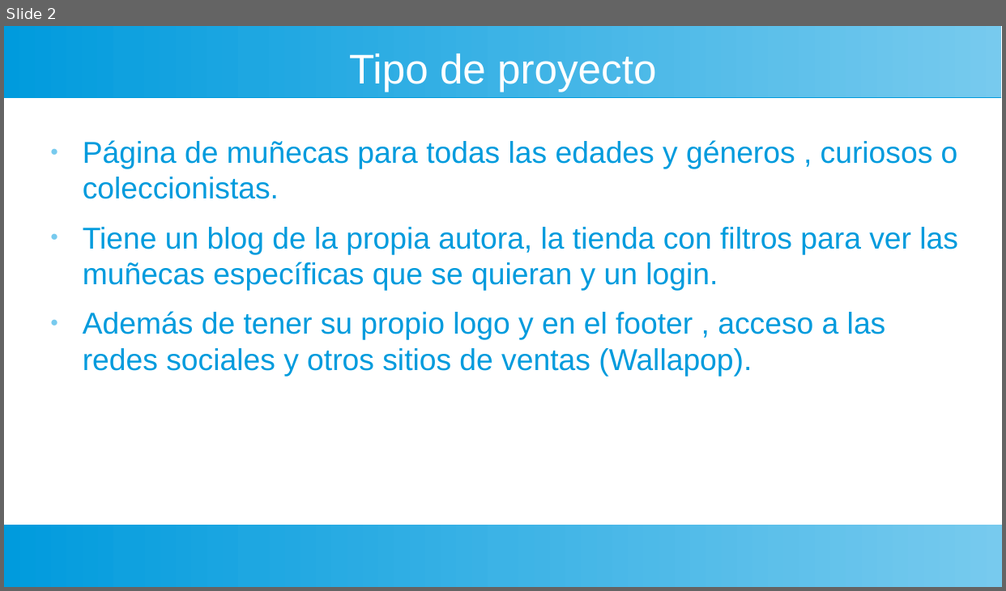
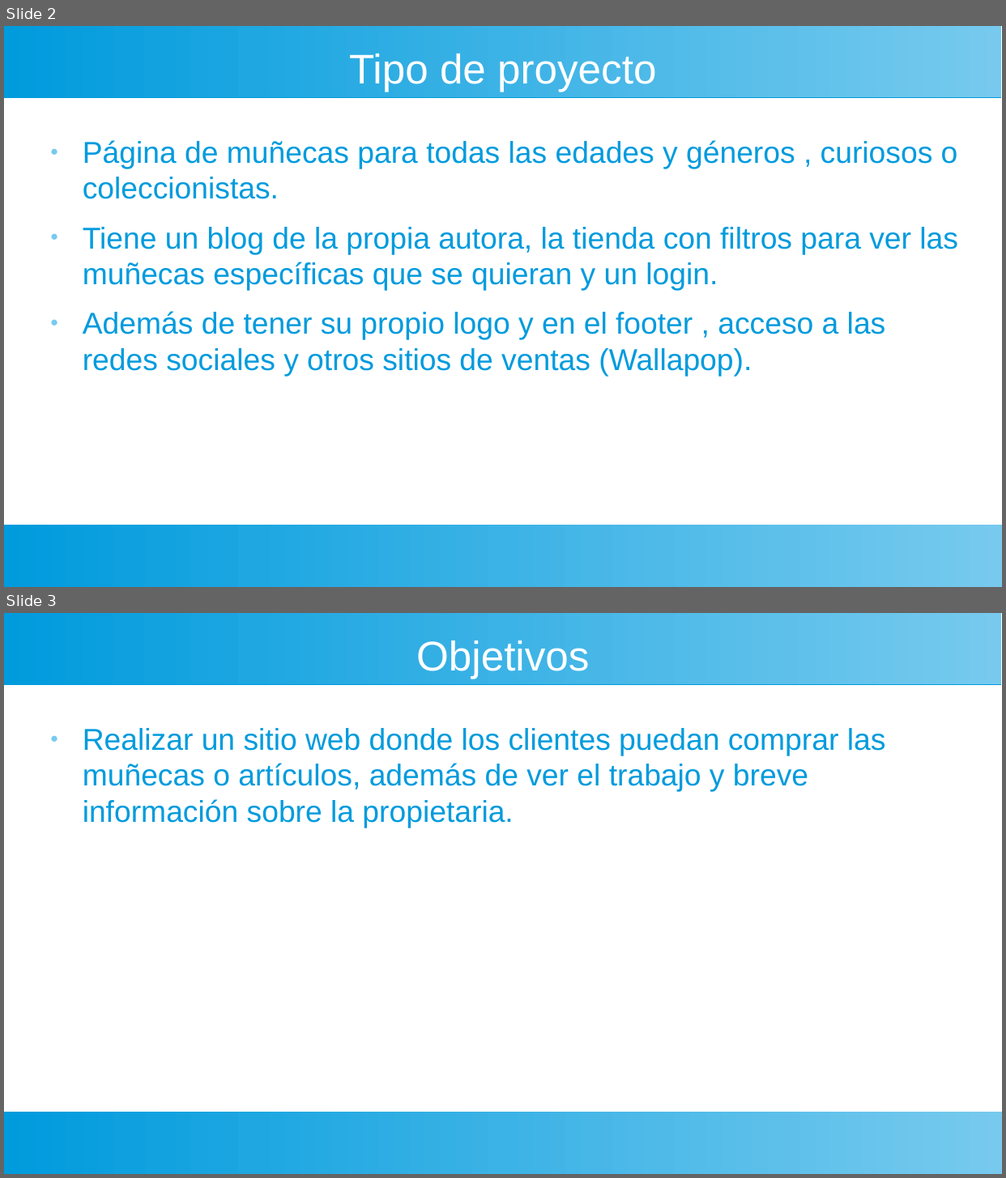
Before and after one commit to Jayadevi2000Pages/Jayadevi2000.github.io, a slide deck: ProyectoTransitdolls_Jayadevi.odp. Shown one above the other, each under a label of ours: slide 2 before the commit, slides 2 and 3 after it. The pictures are 1006x591 and 1006x1178 pixels, drawn with LibreOffice and Linux fonts; fonts in the diff are those of the drawing. Boxes give left, top, right and bottom in pixels: in the first picture for what was removed or moved away, otherwise in the second. Text is boxed around its words. In the diff, an @@ line names an element or a change of style, - is before the commit and + after.

```diff
--- a/ProyectoTransitdolls_Jayadevi.odp
+++ b/ProyectoTransitdolls_Jayadevi.odp
@@ slide 3 added at box(4, 613, 1002, 1174), background #FFFFFF; not listed: 2 template elements that a slide beside it also shows @@
@@ title added at box(416, 641, 589, 679), 33 pt, text #FFFFFF @@
+Objetivos
@@ text added at box(83, 728, 886, 828), 24 pt, text #009BDD @@
+● Realizar un sitio web donde los clientes puedan comprar las muñecas o artículos, además de ver el trabajo y breve información sobre la propietaria.
```
Also in this commit, not shown: 1 slide changed, 1 other slide added, 2 slides removed, 19 other files.
